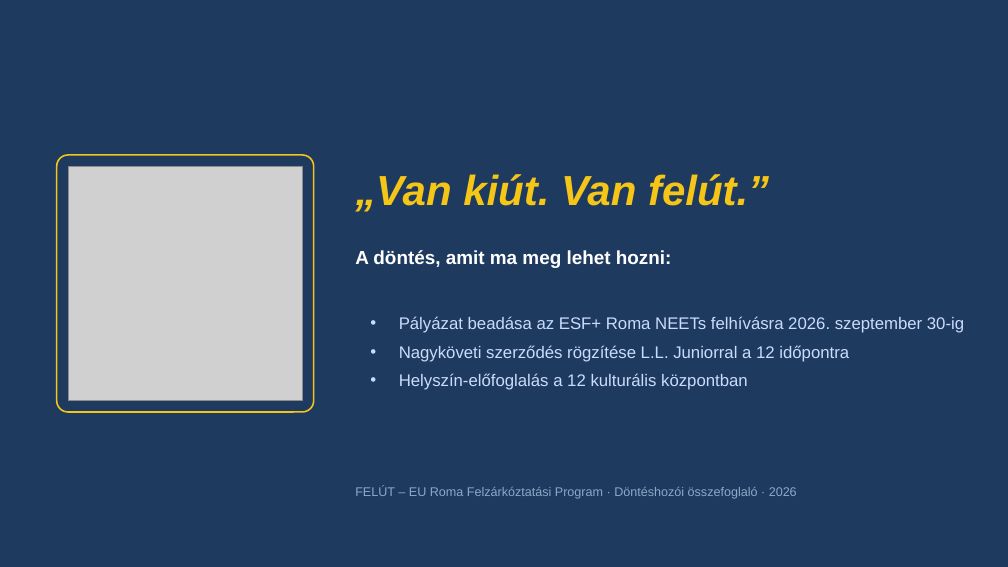
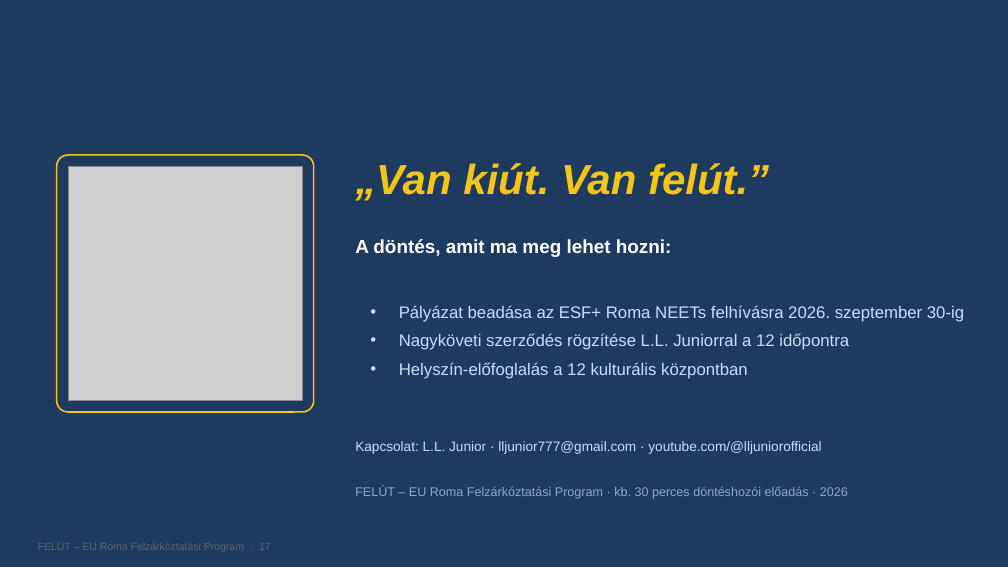
Before and after one commit to ferencszegedi-cmd/aurapro-website, a slide deck: slide 17 of eu-roma-program/prezentacio/FELUT_EU_Roma_Felzarkoztatasi_Program.pptx (slide 10 before the commit). Drawn at 1008x567 pixels with LibreOffice and Linux fonts; fonts in the diff are those of the drawing; grey boxes stand for pictures. Boxes give left, top, right and bottom in pixels: in the first picture for what was removed or moved away, otherwise in the second. Text is boxed around its words. In the diff, an @@ line names an element or a change of style, - is before the commit and + after.

```diff
--- a/eu-roma-program/prezentacio/FELUT_EU_Roma_Felzarkoztatasi_Program.pptx
+++ b/eu-roma-program/prezentacio/FELUT_EU_Roma_Felzarkoztatasi_Program.pptx
@@ 3 texts: place and size @@
-3 texts at (355,174,964,390)
+3 texts at (355,163,964,379)
@@ text added at (355,441,821,454), 13 pt, text #CADCFC @@
+Kapcsolat: L.L. Junior · lljunior777@gmail.com · youtube.com/@lljuniorofficial
@@ text at (355,486,848,499): text changed @@
-FELÚT – EU Roma Felzárkóztatási Program · Döntéshozói összefoglaló · 2026
+FELÚT – EU Roma Felzárkóztatási Program · kb. 30 perces döntéshozói előadás · 2026
@@ text added at (38,543,271,552), 10 pt, text #5B6770 @@
+FELÚT – EU Roma Felzárkóztatási Program · 17
```
Also in this commit, not shown: 9 other slides changed, 7 slides added, 1 other file.
